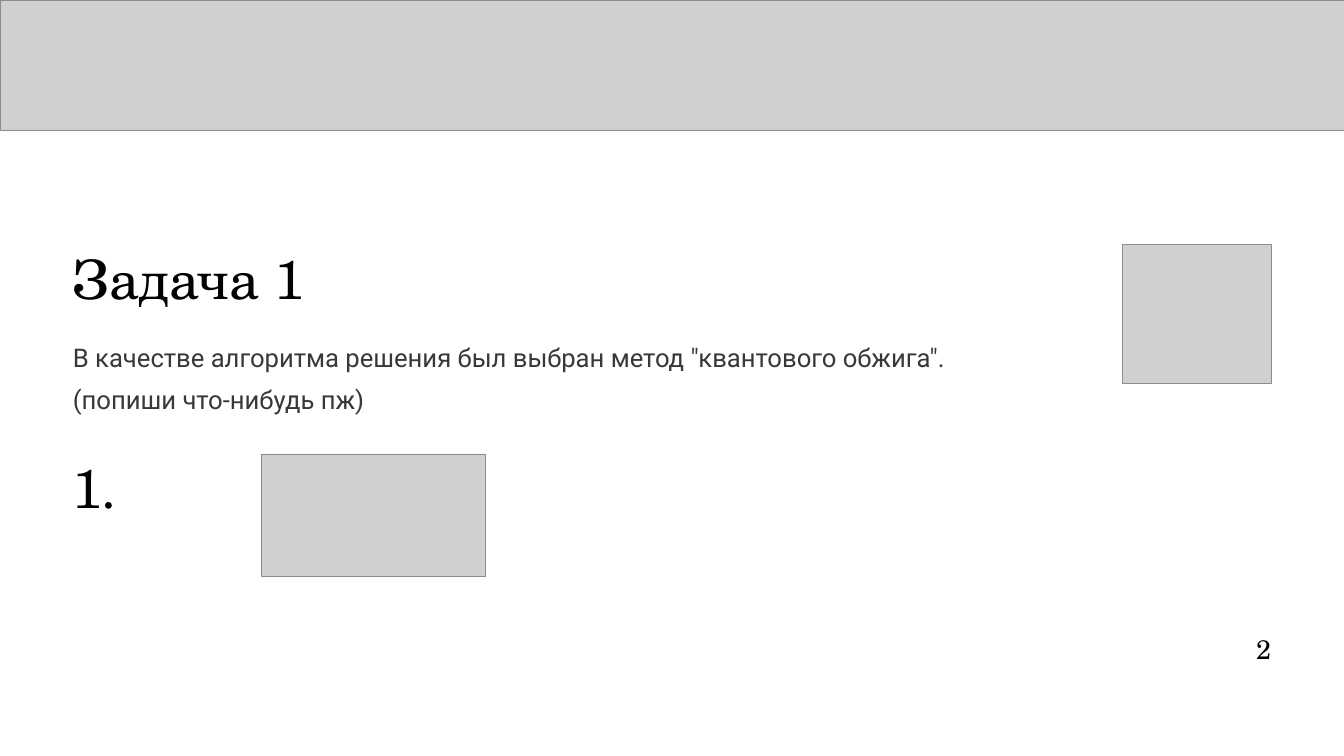
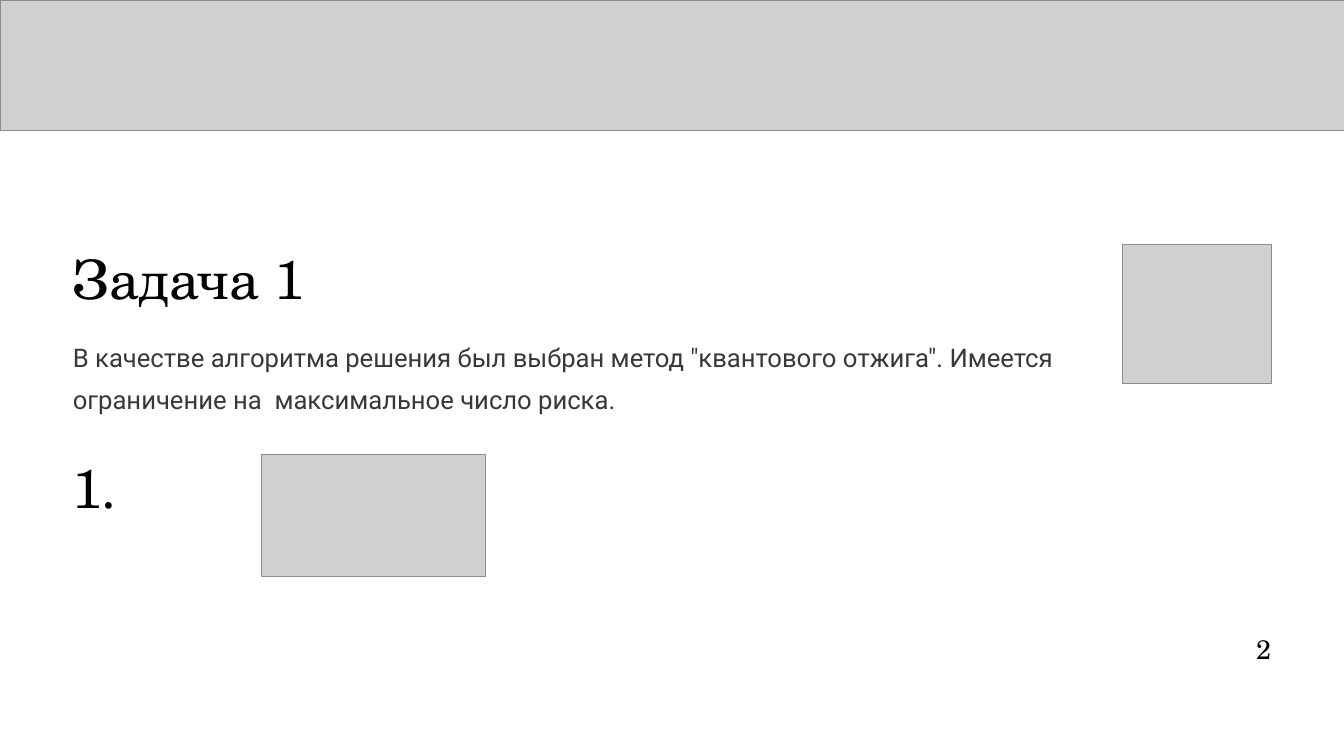
Before and after one commit to Quantum-Beavers/QuantHackaton_2024, a slide deck: slide 2 of 18 команда. Презентация.pptx. Drawn at 1344x756 pixels with LibreOffice and Linux fonts; fonts in the diff are those of the drawing; grey boxes stand for pictures. Boxes give left, top, right and bottom in pixels: in the first picture for what was removed or moved away, otherwise in the second. Text is boxed around its words. In the diff, an @@ line names an element or a change of style, - is before the commit and + after.

Commit message:
Fixing spelling and facting

```diff
--- a/18 команда. Презентация.pptx
+++ b/18 команда. Презентация.pptx
@@ text at bbox=[73, 347, 1053, 415]: text changed @@
-В качестве алгоритма решения был выбран метод "квантового обжига".
-(попиши что-нибудь пж)
+В качестве алгоритма решения был выбран метод "квантового отжига". Имеется
+ограничение на максимальное число риска.
```
Also in this commit, not shown: 2 other slides changed.
